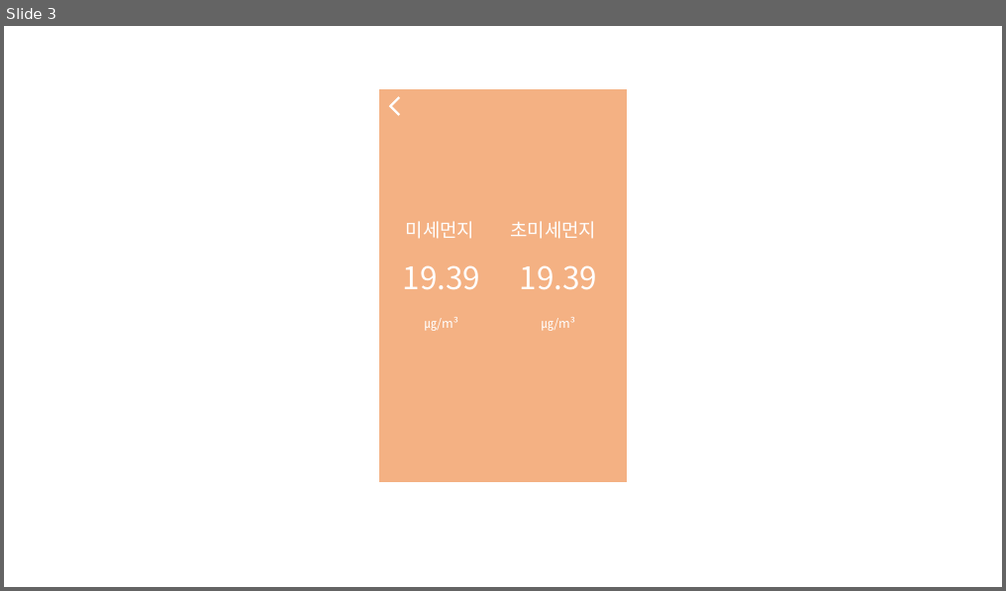
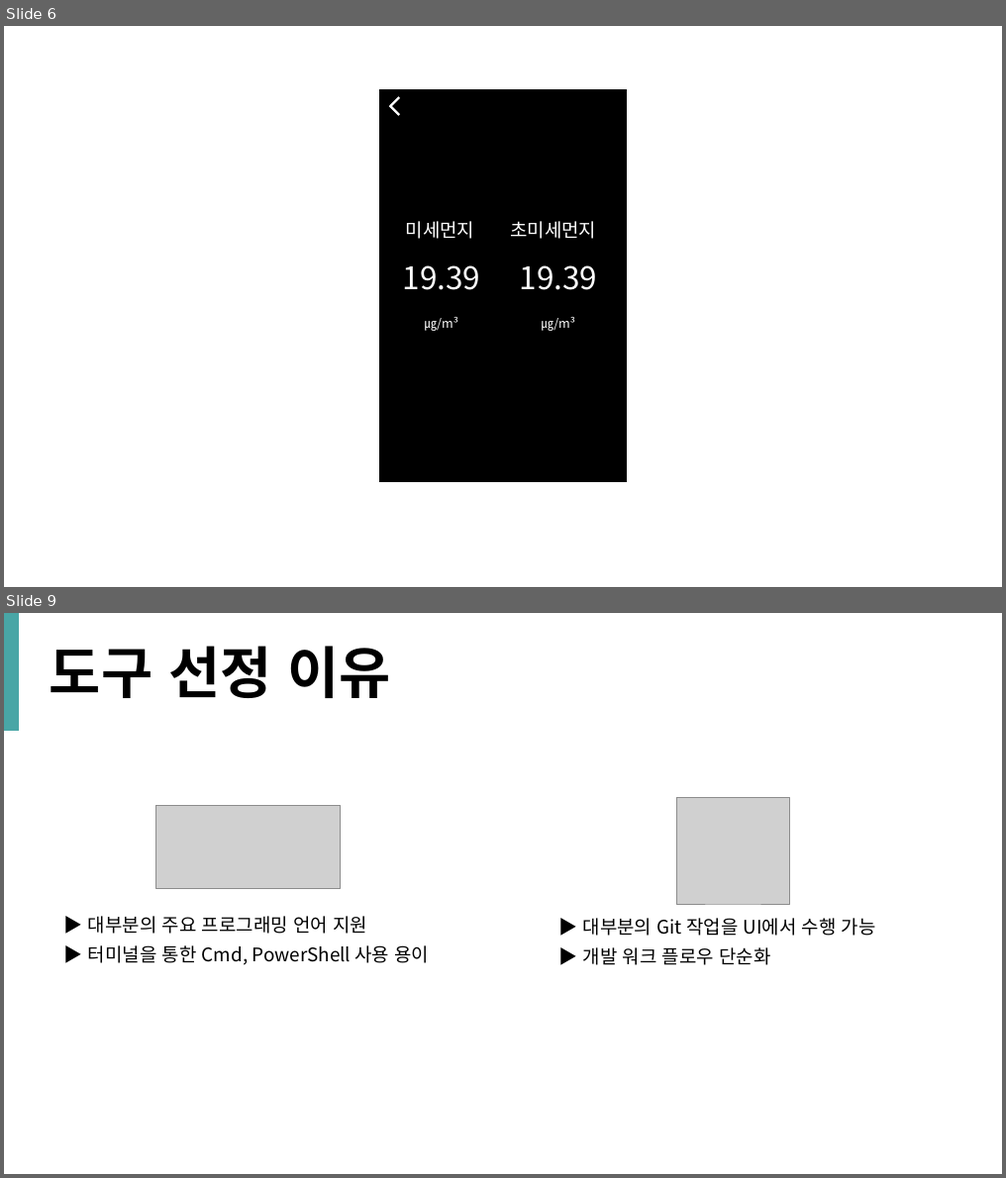
Before and after one commit to SoonMinKwun/history_of_studying, a slide deck: flutter/중간계획서/UI.pptx. Shown one above the other, each under a label of ours: slide 3 before the commit, slides 6 and 9 after it; the slides between them are not shown. The pictures are 1006x591 and 1006x1178 pixels, drawn with LibreOffice and Linux fonts; fonts in the diff are those of the drawing; grey boxes stand for pictures. Boxes give left, top, right and bottom in pixels: in the first picture for what was removed or moved away, otherwise in the second. Text is boxed around its words. In the diff, an @@ line names an element or a change of style, - is before the commit and + after.

Commit message:
플러터 프로젝트 중간계획서
플러터 프로젝트 중간계획서

```diff
--- a/flutter/중간계획서/UI.pptx
+++ b/flutter/중간계획서/UI.pptx
@@ slide 9 added at box(4, 613, 1002, 1174), background #FFFFFF @@
@@ rectangle added at box(4, 613, 19, 731), fill #49A6A6 @@
@@ text added at box(50, 646, 390, 698), 54 pt, text #000000, bold @@
+도구 선정 이유
@@ picture added at box(156, 805, 341, 888) @@
@@ picture added at box(676, 798, 789, 904) @@
@@ text added at box(88, 916, 367, 934), 18 pt, text #000000 @@
+▶ 대부분의 주요 프로그래밍 언어 지원
@@ text added at box(583, 918, 876, 936), 18 pt, text #000000 @@
+▶ 대부분의 Git 작업을 UI에서 수행 가능
@@ text added at box(88, 946, 430, 965), 18 pt, text #000000 @@
+▶ 터미널을 통한 Cmd, PowerShell 사용 용이
@@ text added at box(583, 948, 770, 965), 18 pt, text #000000 @@
+▶ 개발 워크 플로우 단순화
@@ what was slide 3 is now slide 6 @@
@@ slide 6 changed as well @@
@@ rectangle at box(380, 89, 627, 482): fill #F4B183 to #000000 @@
```
Also in this commit, not shown: 2 other slides changed, 5 other slides added, 11 other files.
